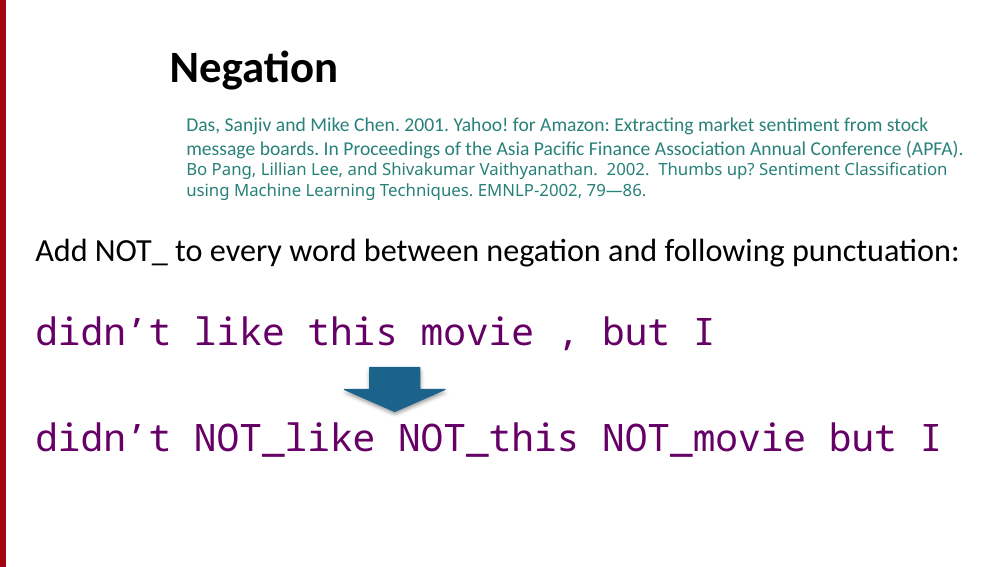
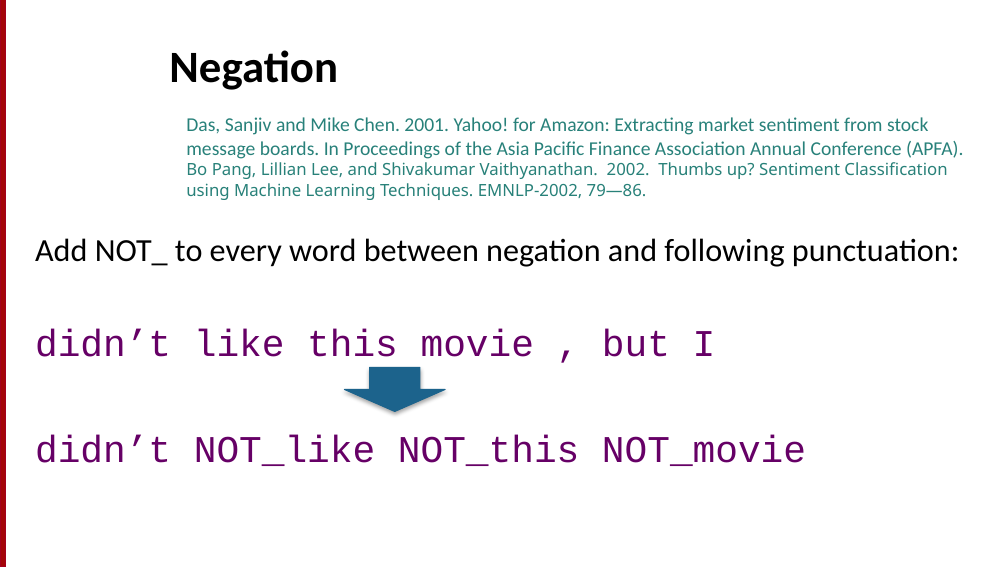
Before and after one commit to motazsaad/NLP-ICTS6361, a slide deck: slide 23 of textbooks/Speech and Language Processing/chapters/7_Sent.pptx. Drawn at 1008x567 pixels with LibreOffice and Linux fonts; fonts in the diff are those of the drawing. Boxes give left, top, right and bottom in pixels: in the first picture for what was removed or moved away, otherwise in the second. Text is boxed around its words. In the diff, an @@ line names an element or a change of style, - is before the commit and + after.

```diff
--- a/textbooks/Speech and Language Processing/chapters/7_Sent.pptx
+++ b/textbooks/Speech and Language Processing/chapters/7_Sent.pptx
@@ text at (186, 162, 947, 200): text colour #28817A to #288179 in "Bo Pang, Lillian Lee, and Shivakumar Vaithyanathan. ..." @@
@@ text at (35, 238, 960, 357): font Noto Sans Mono to Courier New in "didn’t like this movie , but I"; indent changed @@
@@ text at (35, 435, 806, 466): text changed; font Noto Sans Mono to Courier New @@
-didn’t NOT_like NOT_this NOT_movie but I
+didn’t NOT_like NOT_this NOT_movie
```
Also in this commit, not shown: 29 other slides changed, 6 other files.
